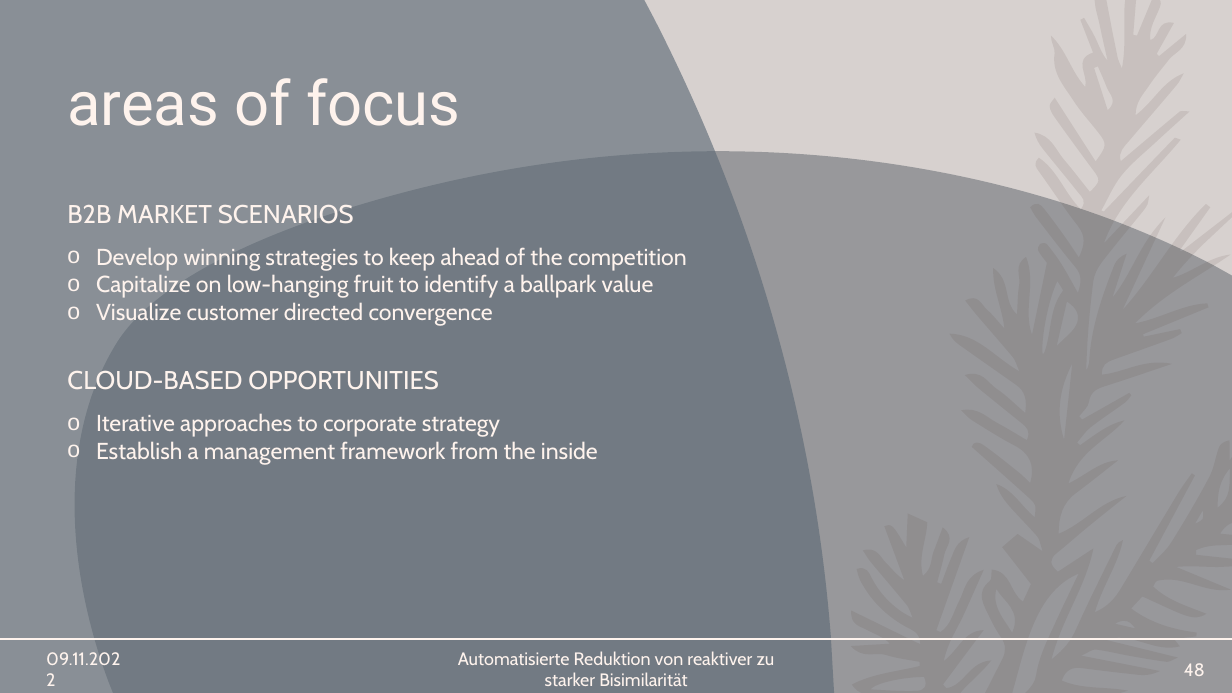
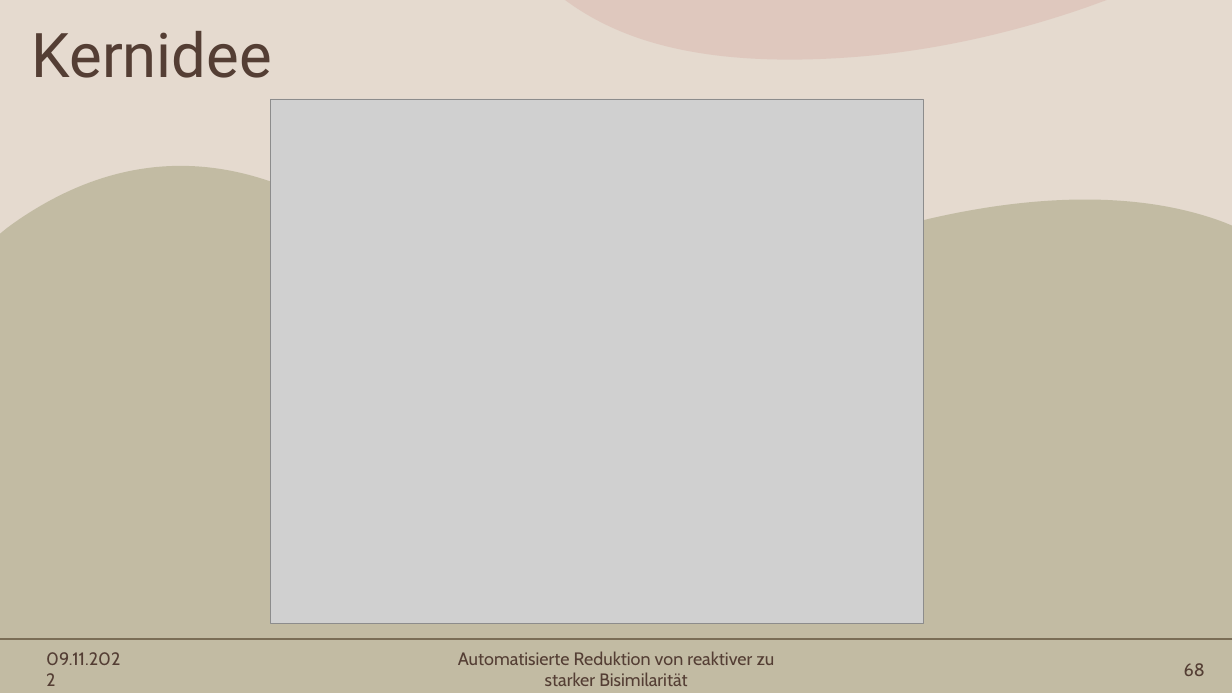
Before and after one commit to Mieneas/Automatisierte-Reduktion-von-reaktiver-zu-starker-Bisimilaritaet, a slide deck: slide 68 of thesis/FoKo-presentation/Automatisierte Reduktion von reaktiver zu starker Bisimilarität.pptx (slide 48 before the commit). Drawn at 1232x693 pixels with LibreOffice and Linux fonts; fonts in the diff are those of the drawing; grey boxes stand for pictures. Boxes give left, top, right and bottom in pixels: in the first picture for what was removed or moved away, otherwise in the second. Text is boxed around its words. In the diff, an @@ line names an element or a change of style, - is before the commit and + after.

```diff
--- a/thesis/FoKo-presentation/Automatisierte Reduktion von reaktiver zu starker Bisimilarität.pptx
+++ b/thesis/FoKo-presentation/Automatisierte Reduktion von reaktiver zu starker Bisimilarität.pptx
@@ background #D7D1CF to #E5DACF @@
@@ freeform shape removed at <box>0,0,835,693</box> @@
@@ freeform shape added at <box>565,0,1106,60</box>, fill #CF9B92 at 27% opacity @@
@@ freeform shape removed at <box>851,0,1232,693</box> @@
@@ title added at <box>32,31,272,78</box>, 48 pt, text #543E34 @@
+Kernidee
@@ title removed at <box>67,78,460,126</box> @@
-areas of focus
@@ picture added at <box>270,99,923,624</box> @@
@@ freeform shape: place and size @@
-freeform shape at <box>75,152,1232,693</box>
+freeform shape at <box>0,165,1232,693</box>
@@ freeform shape at <box>0,165,1232,693</box>: fill #465058 at 43% opacity to #A09D79 at 50% opacity @@
@@ text removed at <box>67,205,354,223</box> @@
-B2B MARKET SCENARIOS
@@ text removed at <box>96,247,687,326</box> @@
-o Develop winning strategies to keep ahead of the competition
-o Capitalize on low-hanging fruit to identify a ballpark value
-o Visualize customer directed convergence
@@ text removed at <box>67,370,439,390</box> @@
-CLOUD-BASED OPPORTUNITIES
@@ text removed at <box>96,413,598,465</box> @@
-o Iterative approaches to corporate strategy
-o Establish a management framework from the inside
@@ line removed from (0, 640) to (1232, 640) @@
@@ text "09.11.2022" at <box>46,652,120,665</box>: text colour #FEF3ED to #543E34 @@
@@ text "Automatisierte Reduktion von reaktiver zu ..." at <box>458,651,775,686</box>: text colour #FEF3ED to #543E34 @@
@@ page number at <box>1184,663,1205,676</box>: text changed; text colour #FEF3ED to #543E34 @@
-48
+68
```
Also in this commit, not shown: 8 other slides changed, 75 slides added, 1 slide removed, 3 other files.
